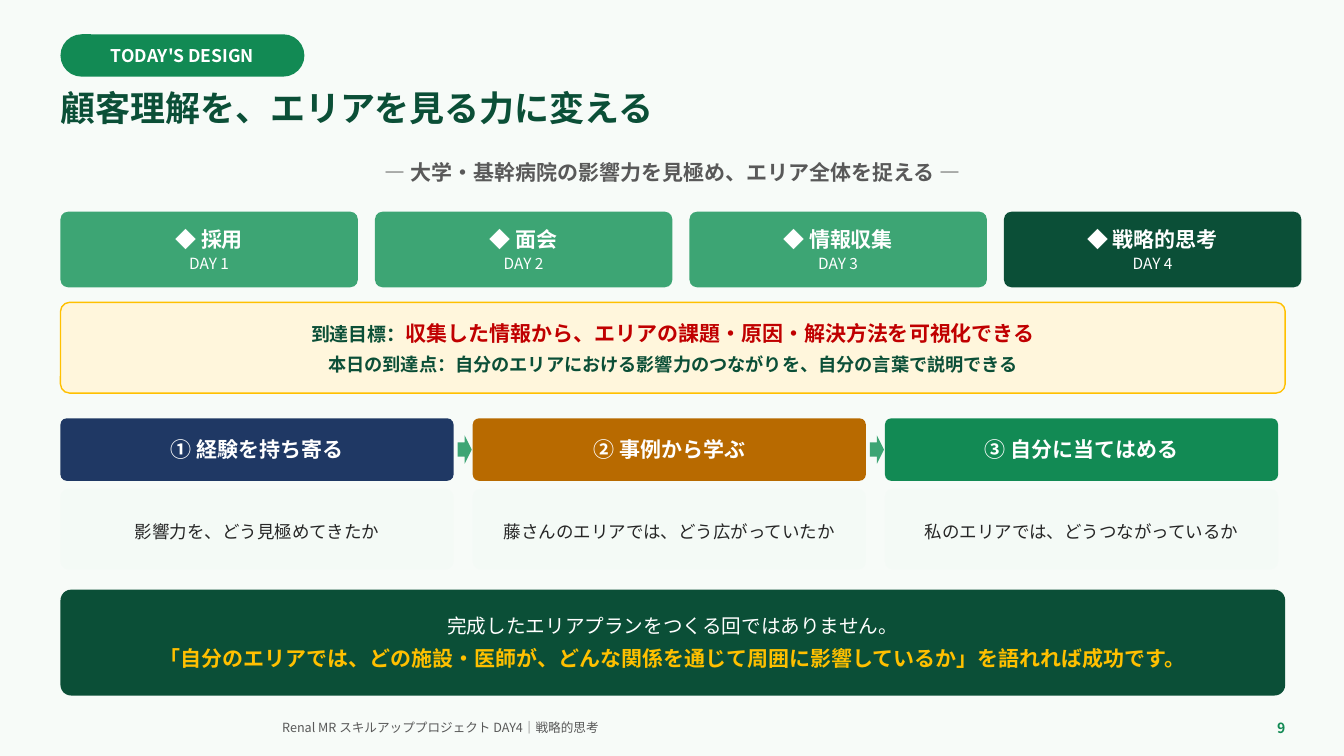
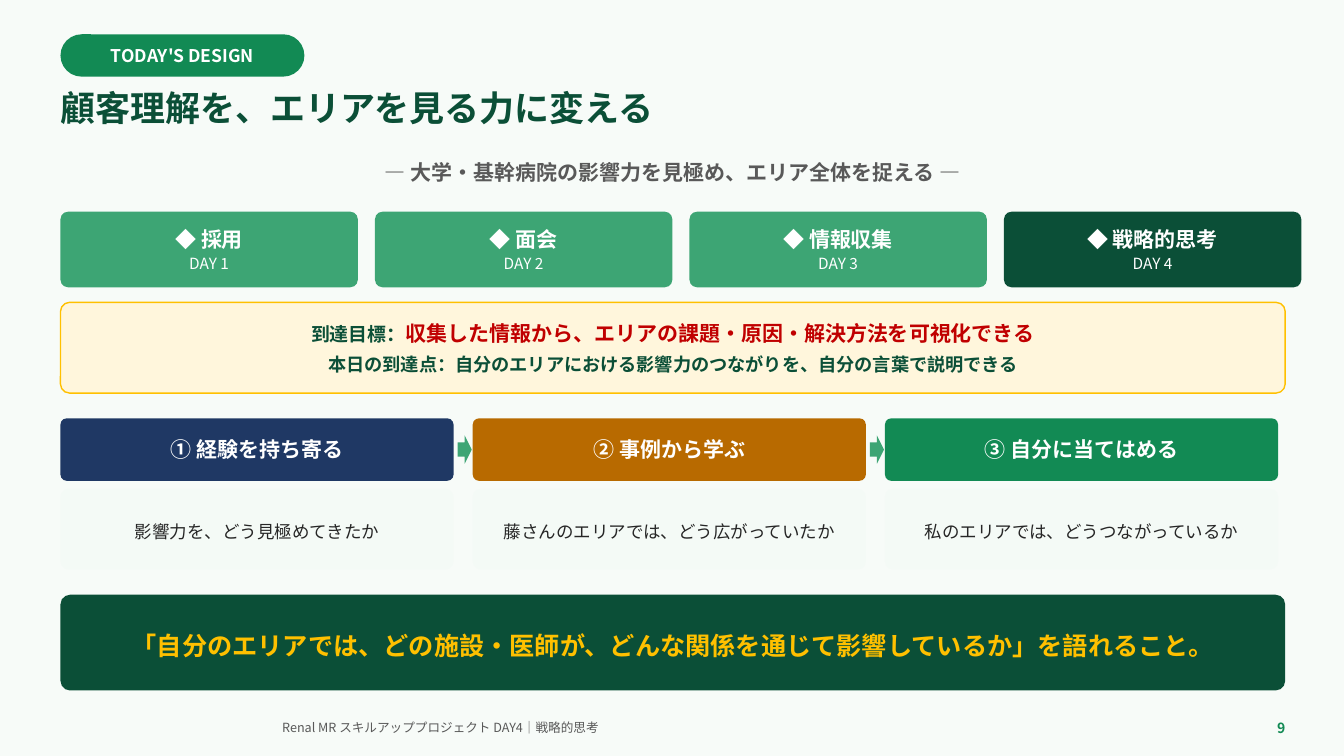
Before and after one commit to TAKUYA-1187/Claude, a slide deck: slide 9 of novartis_training/DAY4_ちょっと分かるだけで世界が変わる.pptx. Drawn at 1344x756 pixels with LibreOffice and Linux fonts; fonts in the diff are those of the drawing; background and template pictures are left out. Boxes give left, top, right and bottom in pixels: in the first picture for what was removed or moved away, otherwise in the second. Text is boxed around its words. In the diff, an @@ line names an element or a change of style, - is before the commit and + after.

```diff
--- a/novartis_training/DAY4_ちょっと分かるだけで世界が変わる.pptx
+++ b/novartis_training/DAY4_ちょっと分かるだけで世界が変わる.pptx
@@ rounded rectangle "「自分のエリアでは、どの施設・医師が、どんな関係を通じて影響しているか」を語れること。": place and size @@
-rounded rectangle "「自分のエリアでは、どの施設・医師が、どんな関係を通じて影響しているか」を語れること。" at bbox=[60, 590, 1286, 696]
+rounded rectangle "「自分のエリアでは、どの施設・医師が、どんな関係を通じて影響しているか」を語れること。" at bbox=[60, 595, 1286, 691]
@@ text in rounded rectangle at bbox=[132, 633, 1214, 658]: text changed; size 15 to 18 pt @@
-完成したエリアプランをつくる回ではありません。
-「自分のエリアでは、どの施設・医師が、どんな関係を通じて周囲に影響しているか」を語れれば成功です。
+「自分のエリアでは、どの施設・医師が、どんな関係を通じて影響しているか」を語れること。
```
Also in this commit, not shown: 18 other slides changed, 2 other files.
